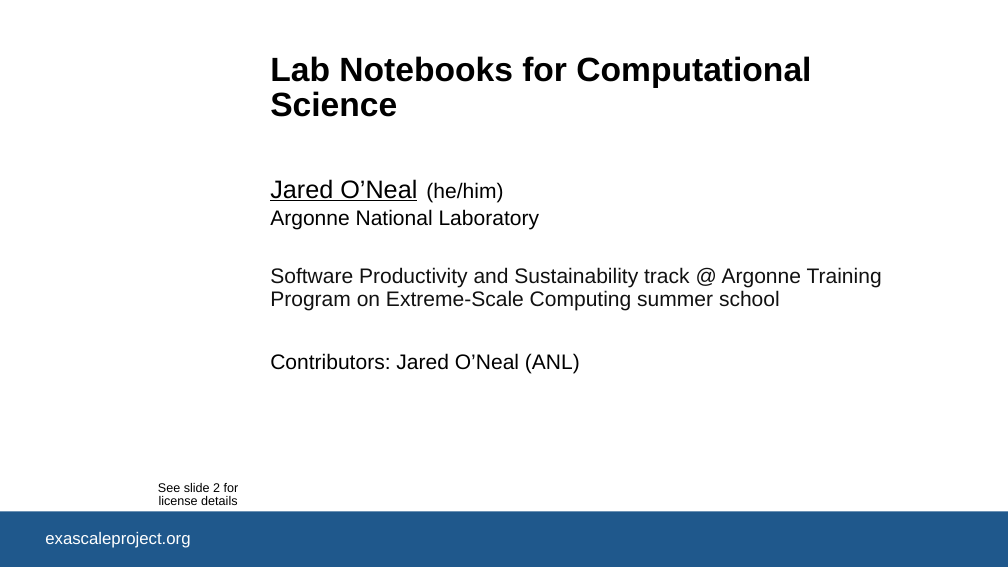
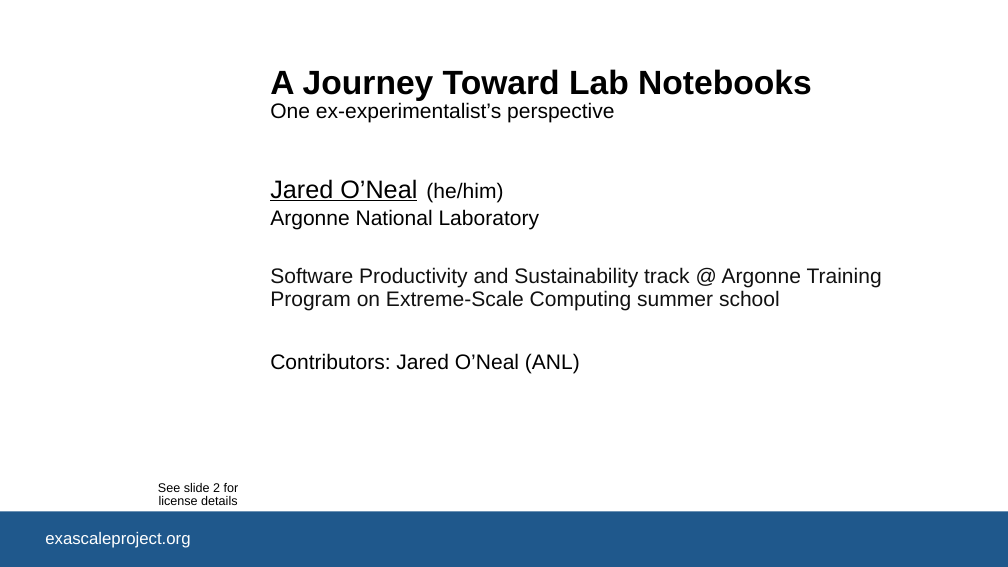
Before and after one commit to bssw-tutorial/presentations, a slide deck: slide 1 of lab-notebooks.pptx. Drawn at 1008x567 pixels with LibreOffice and Linux fonts; fonts in the diff are those of the drawing; background and template pictures are left out. Boxes give left, top, right and bottom in pixels: in the first picture for what was removed or moved away, otherwise in the second. Text is boxed around its words. In the diff, an @@ line names an element or a change of style, - is before the commit and + after.

```diff
--- a/lab-notebooks.pptx
+++ b/lab-notebooks.pptx
@@ title at <box>270,69,812,123</box>: text changed; size 32 to 20 pt; bold off @@
-Lab Notebooks for Computational Science
+A Journey Toward Lab Notebooks
+One ex-experimentalist’s perspective
```
Also in this commit, not shown: 20 slides added, 1 other file.
